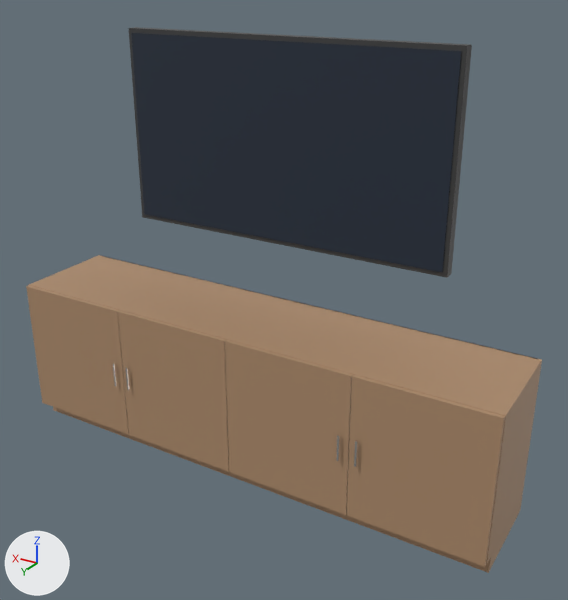
A saved change to the glTF model modules/assets/internal/models/office/office.storage.credenza.glb.
Both versions are drawn from a 50 mm camera at (-1.76, 2.72, 2.23) aimed at (-0.13, 0.0, 0.87). Arrows for +X, +Y and +Z are at lower left; the lights stay in place. The picture after the commit comes second.

Objects in the first picture: 'main__hardwood', 'main__plastic_black', 'main__screen' and 1 more.
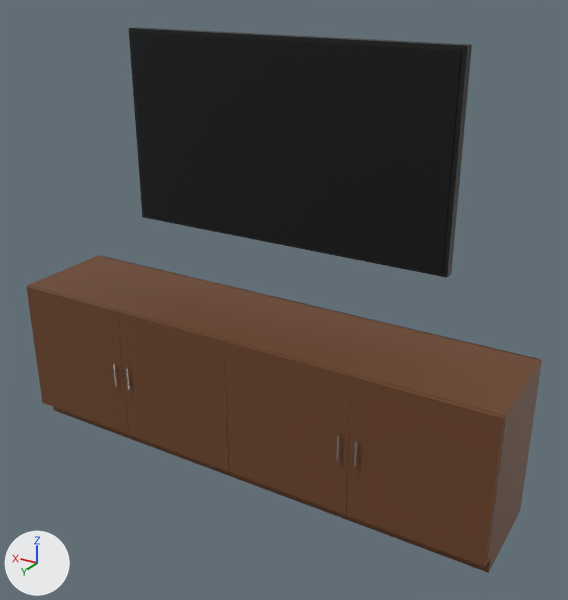
Changed parts and their boxes [x1, y1, x2, y2] in the pictures (568 x 600 px):
'main__hardwood', recoloured (darker): [26, 255, 542, 573] in both
'main__screen', recoloured (dark blue to black): [131, 33, 461, 272] in both
'main__plastic_black', recoloured: [129, 27, 472, 278] in both

The change in detail:
Material 'hardwood' (mat_hardwood) changes colour from brown #ad8b6c to brown #6b4226; in linear values from (0.42, 0.26, 0.15) to (0.147, 0.055, 0.0196).
Material 'plastic_black' (mat_plastic_black) changes colour from dark grey #3f3f3f to black #0d0d0d; in linear values from (0.05, 0.05, 0.05) to (0.0039, 0.0039, 0.0039).
Material 'screen' (mat_screen) changes colour from dark blue #27303f to black #05080d; in linear values from (0.02, 0.03, 0.05) to (0.0015, 0.0023, 0.0039).
